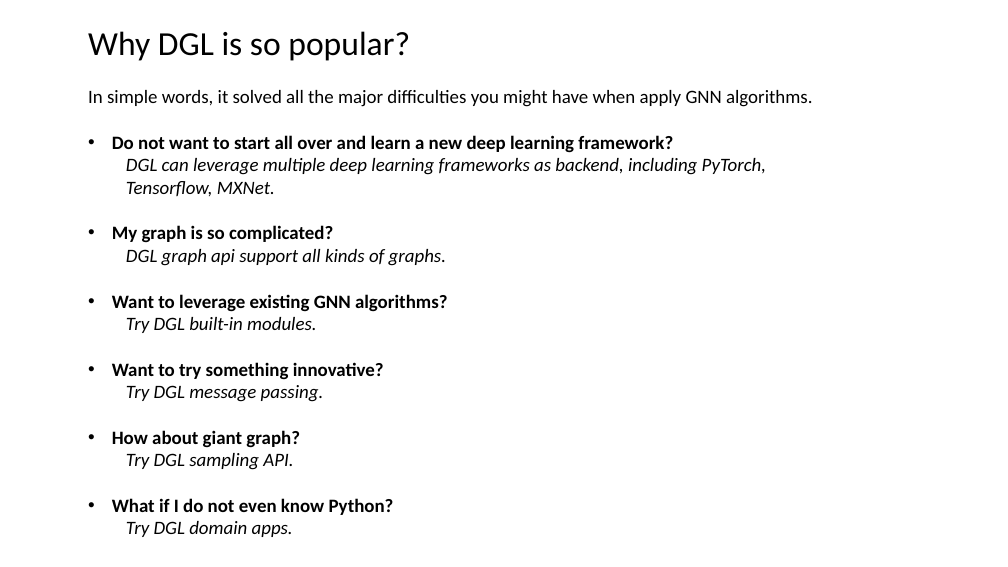
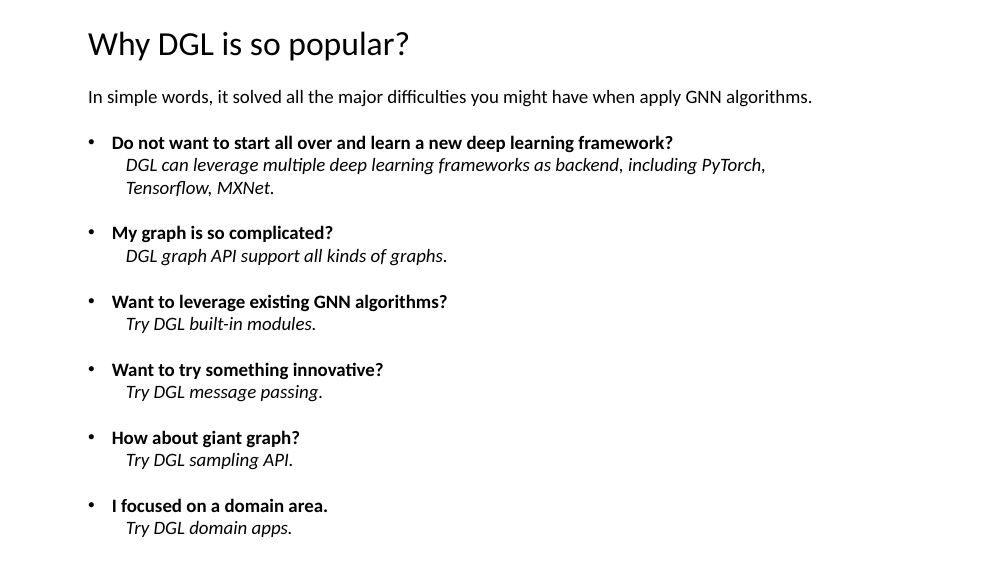
Before and after one commit to 596050/DGL_Internal_Workshop_April2020, a slide deck: slide 5 of Session02.pptx. Drawn at 1008x567 pixels with LibreOffice and Linux fonts; fonts in the diff are those of the drawing. Boxes give left, top, right and bottom in pixels: in the first picture for what was removed or moved away, otherwise in the second. Text is boxed around its words. In the diff, an @@ line names an element or a change of style, - is before the commit and + after.

```diff
--- a/Session02.pptx
+++ b/Session02.pptx
@@ text at [126,249,447,266]: text changed @@
-  DGL graph api support all kinds of graphs.
+  DGL graph API support all kinds of graphs.
@@ text at [112,498,328,512]: text changed @@
-• What if I do not even know Python?
+• I focused on a domain area.
```
Also in this commit, not shown: 6 other slides changed.
